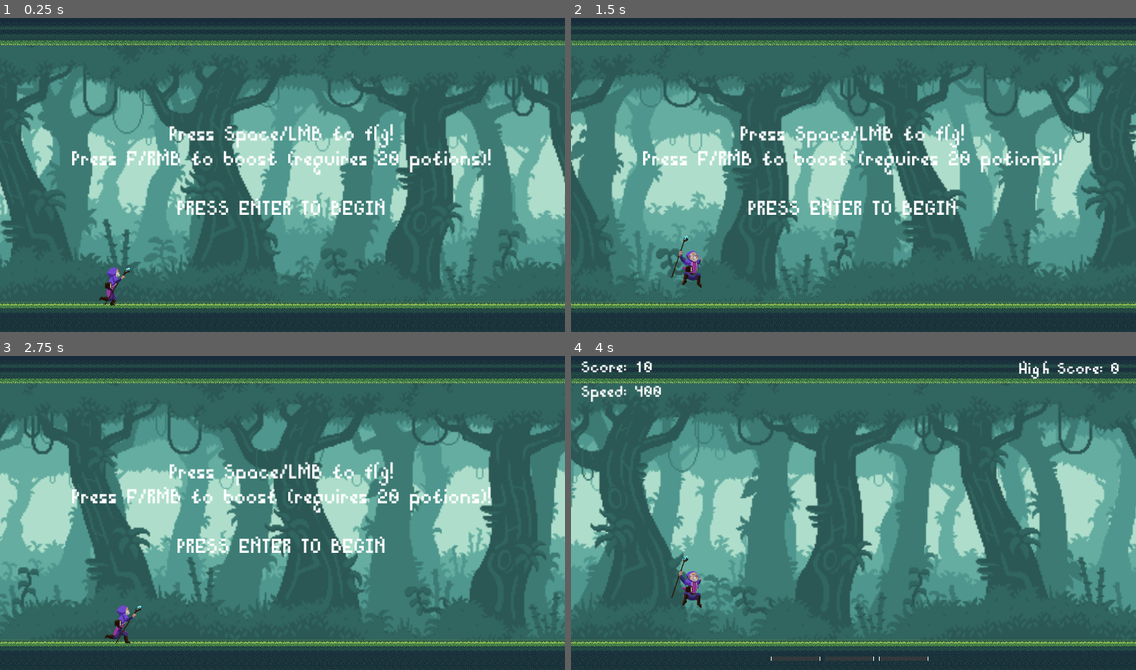
Above: before the commit, frames 1-4 (two rows, left to right).
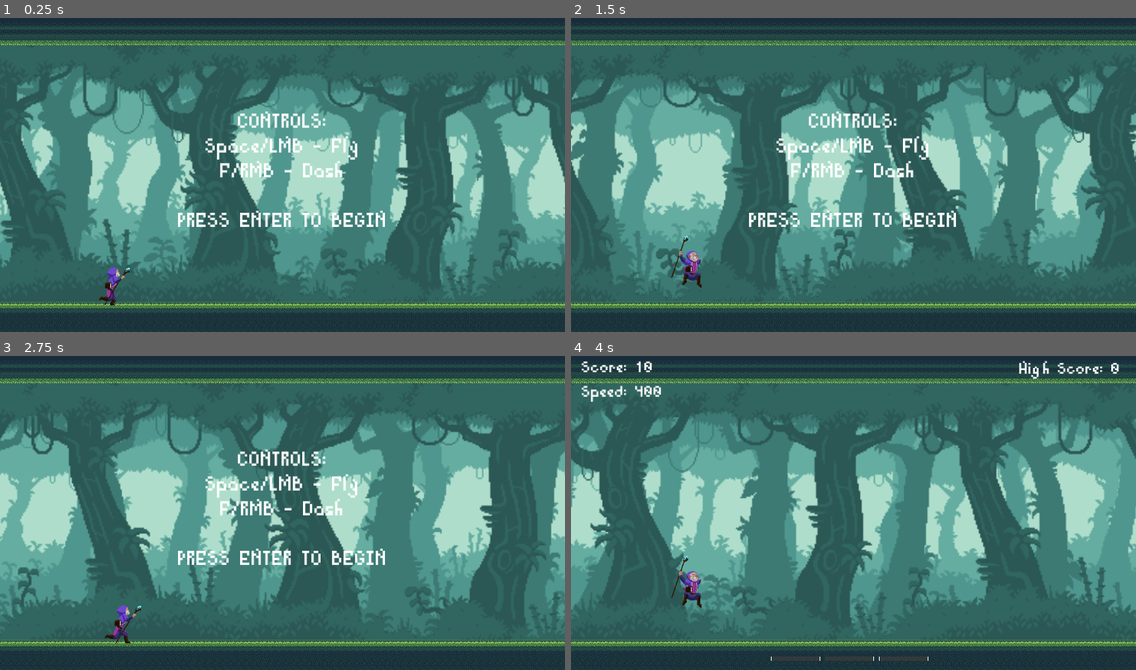
Above: after the commit, the same moments.

Repository: jerrywzy/WizardRunner
Game: Godot game, scene res://scenes/level.tscn
The game is run twice, just before and just after one commit, with the same random seed, the same clock (stepped at 60 frames per second) and the same inputs.
Inputs:
- Up to frame 1 (0.25 s): no input
- Up to frame 2 (1.5 s): tap Space (fly) at 0.5, 1.35 s; hold Space (fly) 0.53-1.28 s; tap F (boost) at 0.6 s
- Up to frame 3 (2.75 s): tap F (boost) at 1.55, 2.1 s; tap Space (fly) at 2 s; hold Space (fly) from 2.03 s (still down)
- Up to frame 4 (4 s): release Space (fly) at 2.78 s; tap Space (fly) at 2.85, 3.5, 3.8 s; tap F (boost) at 3.05 s; hold Enter (start) from 3.53 s (still down)

The runs differ from the first frame. In frame 1, 4.7% of the frame differs, in the area x 12-87%, y 29-67%; in frame 2, 4.7%; in frame 3, 4.7%; in frame 4, nothing differs.

Commit message:
Tightened dash finish timings

Diff:
--- a/scenes/start_screen.tscn
+++ b/scenes/start_screen.tscn
@@ -19,8 +19,9 @@
 size_flags_horizontal = 4
 theme_override_fonts/font = ExtResource("1_dynwx")
 theme_override_font_sizes/font_size = 75
-text = "Press Space/LMB to fly!
-Press F/RMB to boost (requires 20 potions)!
+text = "CONTROLS:
+Space/LMB - Fly
+F/RMB - Dash
 
 PRESS ENTER TO BEGIN"
 horizontal_alignment = 1
Not shown, changed: WizardRunner.exe
Not shown, changed: WizardRunnerWeb.zip
